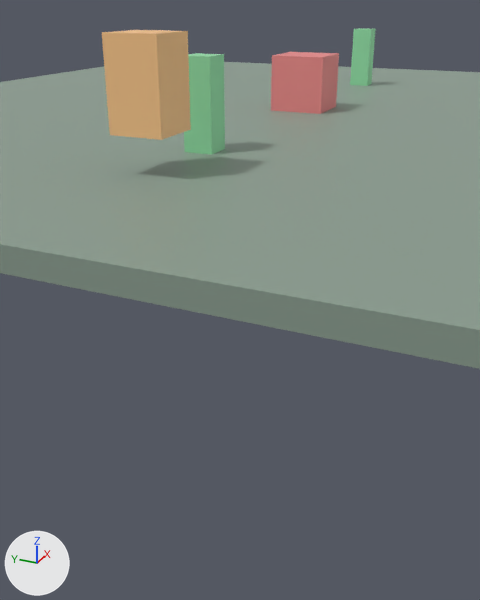
What one commit did to the Blender file examples/demo_ai/AI示例.blend.
Both versions are drawn from a 50 mm camera at (-17.93, -6.14, 2.81) aimed at (-2.35, 0.87, -4.97). Arrows for +X, +Y and +Z are at lower left; the lights stay in place. The picture after the commit comes second.

Objects in the first picture: '地面', '巡逻点乙', '巡逻点甲', '敌人', '玩家'.
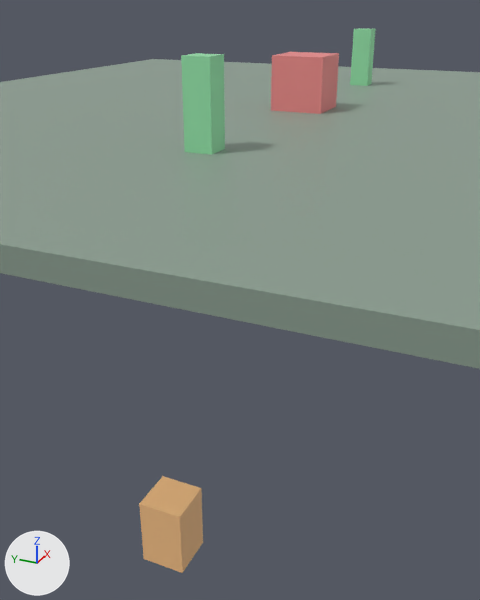
What differs and where, as boxes (x1, y1, x2, y2) in the pictures (480 x 600 px):
'玩家', moved
    before: (102, 30, 191, 140)
    after: (139, 476, 203, 573)

Diff of the bpy script that builds the scene:
```diff
--- a/examples/demo_ai/AI示例.blend.py
+++ b/examples/demo_ai/AI示例.blend.py
@@ ob_玩家 @@
 ob_玩家 = bpy.data.objects.new('玩家', me_cube_001)
-ob_玩家.location = (-8.0, 0.0, 1.49)
+ob_玩家.location = (-8.0, 0.0, -8.0)
```
